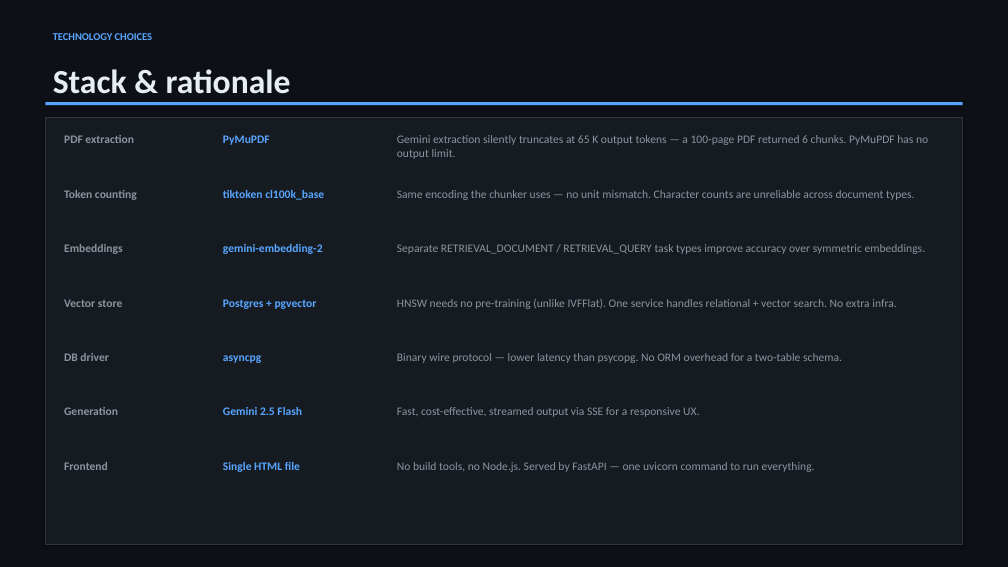
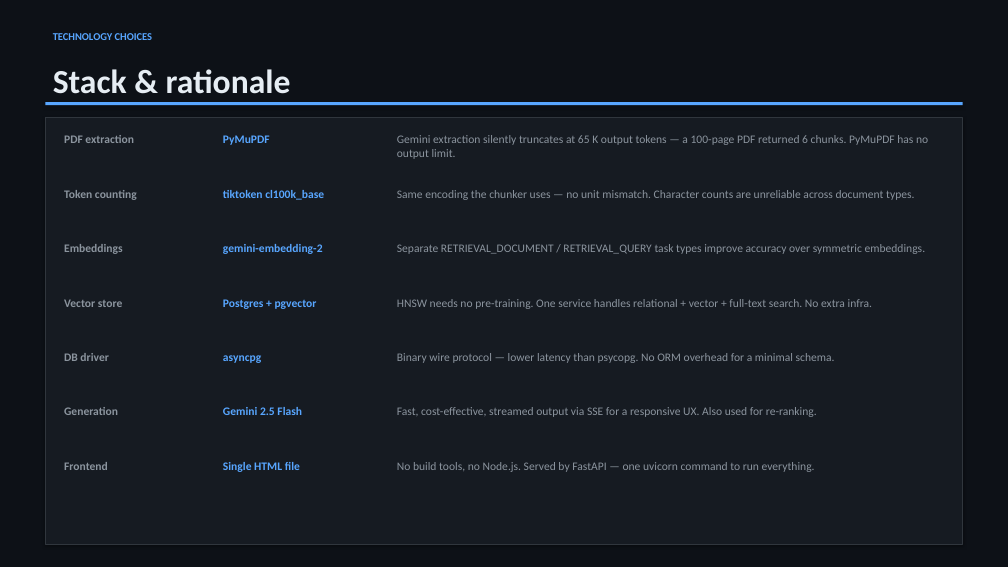
Before and after one commit to GaneshMadarasu/nymbl-demo-RAG-system, a slide deck: slide 7 of DocRAG.pptx. Drawn at 1008x567 pixels with LibreOffice and Linux fonts; fonts in the diff are those of the drawing. Boxes give left, top, right and bottom in pixels: in the first picture for what was removed or moved away, otherwise in the second. Text is boxed around its words. In the diff, an @@ line names an element or a change of style, - is before the commit and + after.

```diff
--- a/DocRAG.pptx
+++ b/DocRAG.pptx
@@ text at box(397, 299, 872, 309): text changed @@
-HNSW needs no pre-training (unlike IVFFlat). One service handles relational + vector search. No extra infra.
+HNSW needs no pre-training. One service handles relational + vector + full-text search. No extra infra.
@@ text at box(397, 353, 835, 363): text changed @@
-Binary wire protocol — lower latency than psycopg. No ORM overhead for a two-table schema.
+Binary wire protocol — lower latency than psycopg. No ORM overhead for a minimal schema.
@@ text at box(397, 407, 817, 417): text changed @@
-Fast, cost-effective, streamed output via SSE for a responsive UX.
+Fast, cost-effective, streamed output via SSE for a responsive UX. Also used for re-ranking.
```
Also in this commit, not shown: 7 other slides changed, 1 slide added, 1 slide removed.
